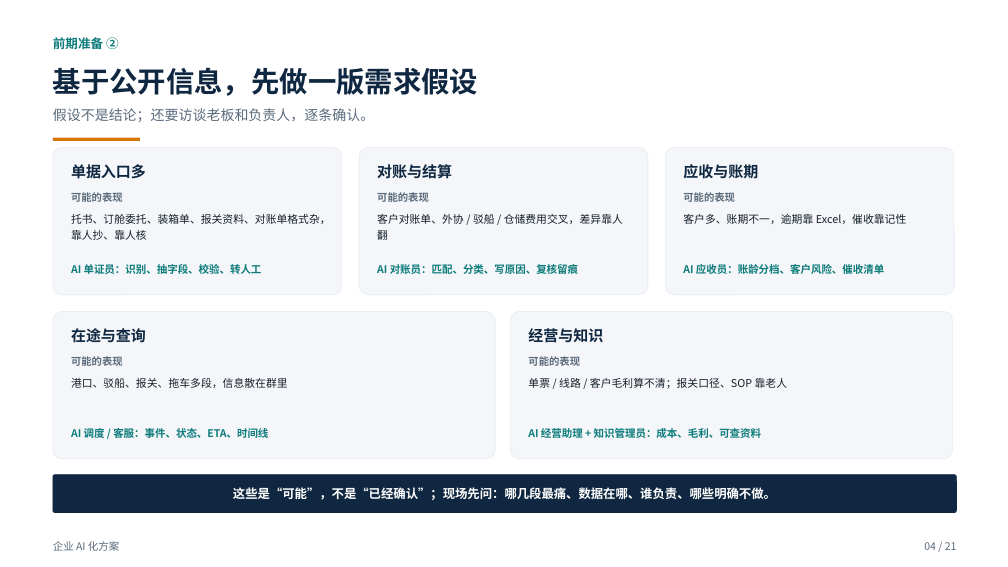
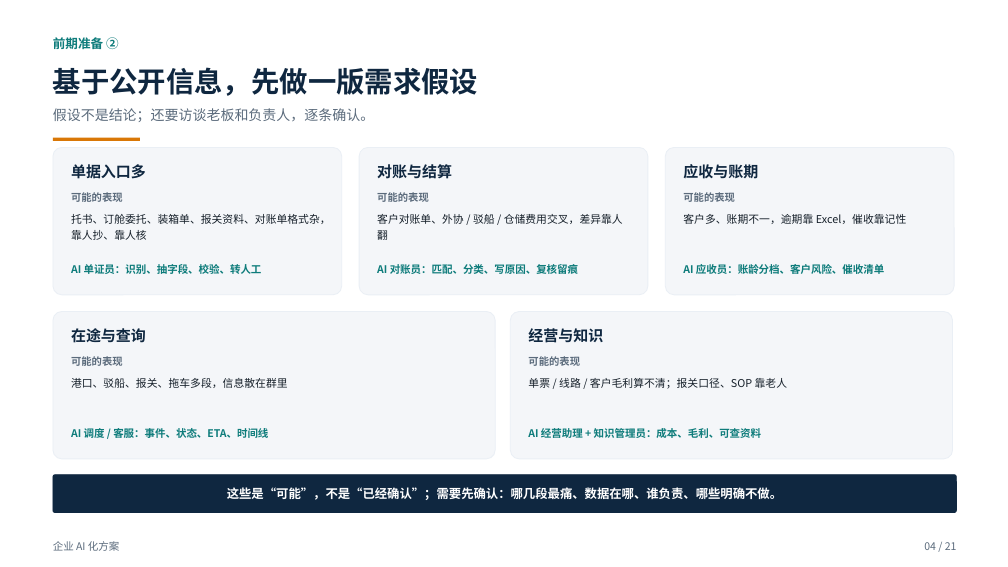
Before and after one commit to roma007/Enterprise-AI, a slide deck: slide 4 of 会客包/reports/客户老板版_企业AI化方案_2026-11-09.pptx. Drawn at 1008x567 pixels with LibreOffice and Linux fonts; fonts in the diff are those of the drawing. Boxes give left, top, right and bottom in pixels: in the first picture for what was removed or moved away, otherwise in the second. Text is boxed around its words. In the diff, an @@ line names an element or a change of style, - is before the commit and + after.

```diff
--- a/会客包/reports/客户老板版_企业AI化方案_2026-11-09.pptx
+++ b/会客包/reports/客户老板版_企业AI化方案_2026-11-09.pptx
@@ text at box(227, 487, 782, 500): text changed @@
-这些是“可能”，不是“已经确认”；现场先问：哪几段最痛、数据在哪、谁负责、哪些明确不做。
+这些是“可能”，不是“已经确认”；需要先确认：哪几段最痛、数据在哪、谁负责、哪些明确不做。
```
Also in this commit, not shown: 4 other slides changed, 6 other files.
